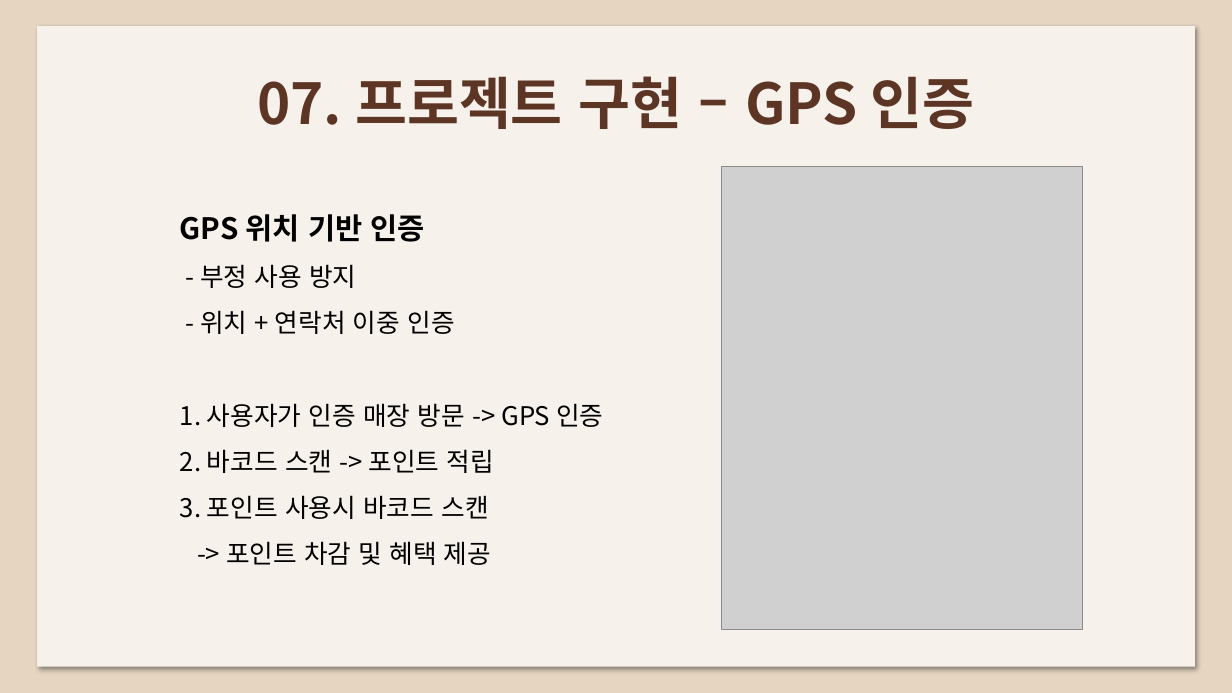
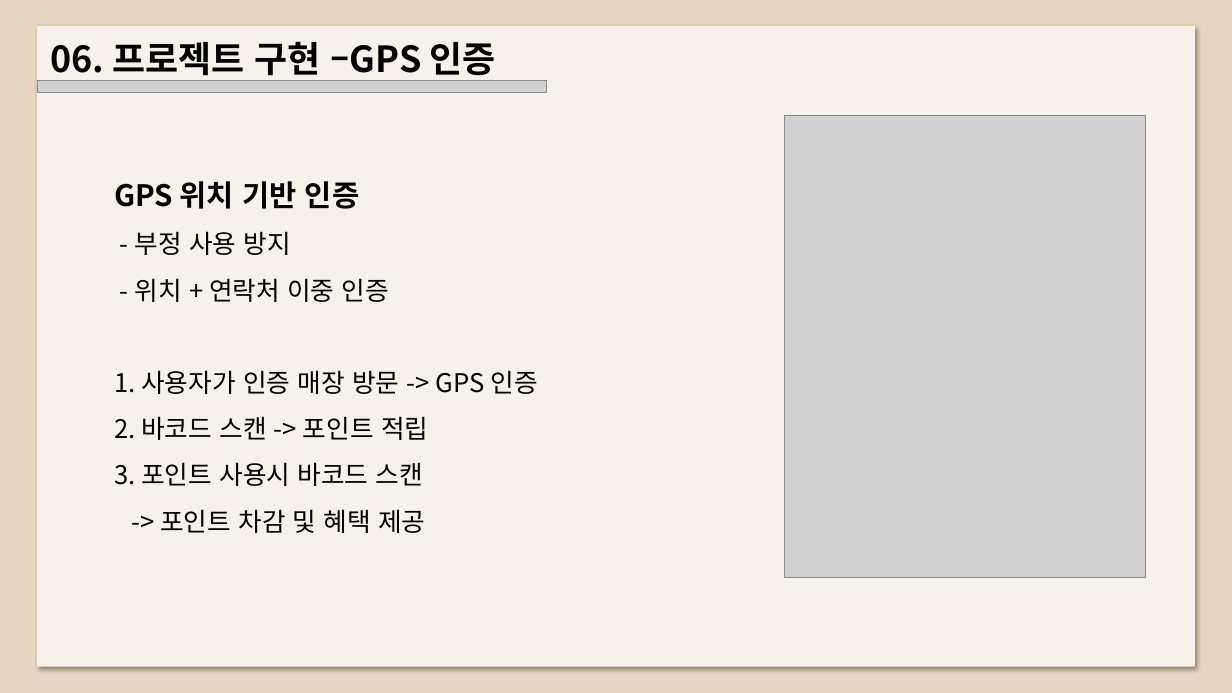
Before and after one commit to jflower52/portfolio, a slide deck: slide 26 of report/todayhanbbang.pptx (slide 27 before the commit). Drawn at 1232x693 pixels with LibreOffice and Linux fonts; fonts in the diff are those of the drawing; grey boxes stand for pictures. Boxes give left, top, right and bottom in pixels: in the first picture for what was removed or moved away, otherwise in the second. Text is boxed around its words. In the diff, an @@ line names an element or a change of style, - is before the commit and + after.

```diff
--- a/report/todayhanbbang.pptx
+++ b/report/todayhanbbang.pptx
@@ text at box(50, 41, 496, 81): text changed; size 44 to 28 pt; text colour #5D3525 to #000000 @@
-07. 프로젝트 구현 – GPS 인증
+06. 프로젝트 구현 –GPS 인증
@@ picture added at box(37, 80, 547, 91) @@
@@ picture: place and size @@
-picture at box(722, 167, 1083, 630)
+picture at box(785, 115, 1146, 578)
@@ text "GPS 위치 기반 인증": place and size @@
-text "GPS 위치 기반 인증" at box(180, 214, 603, 565)
+text "GPS 위치 기반 인증" at box(114, 181, 537, 533)
```
Also in this commit, not shown: 21 other slides changed, 9 slides added, 10 slides removed, 1 other file.
